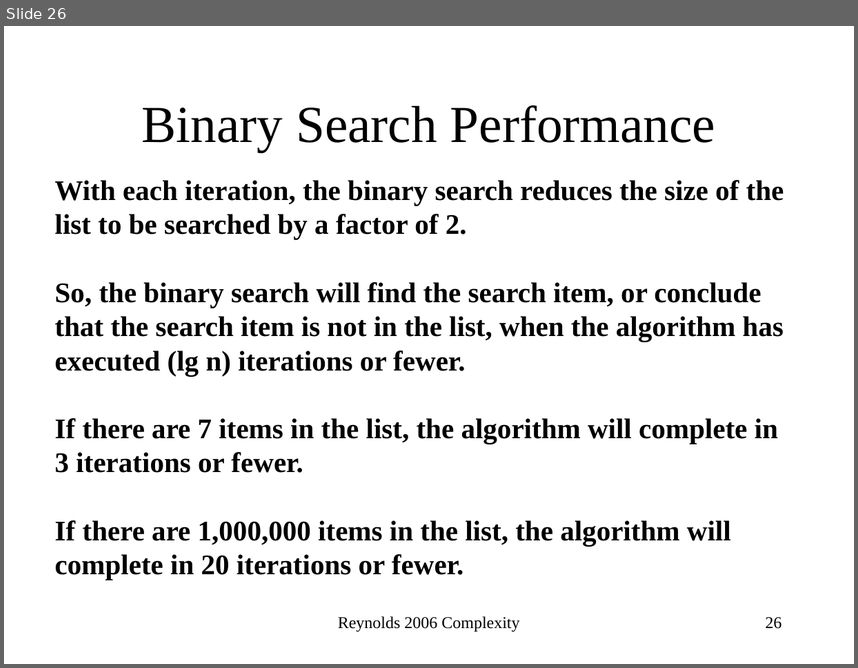
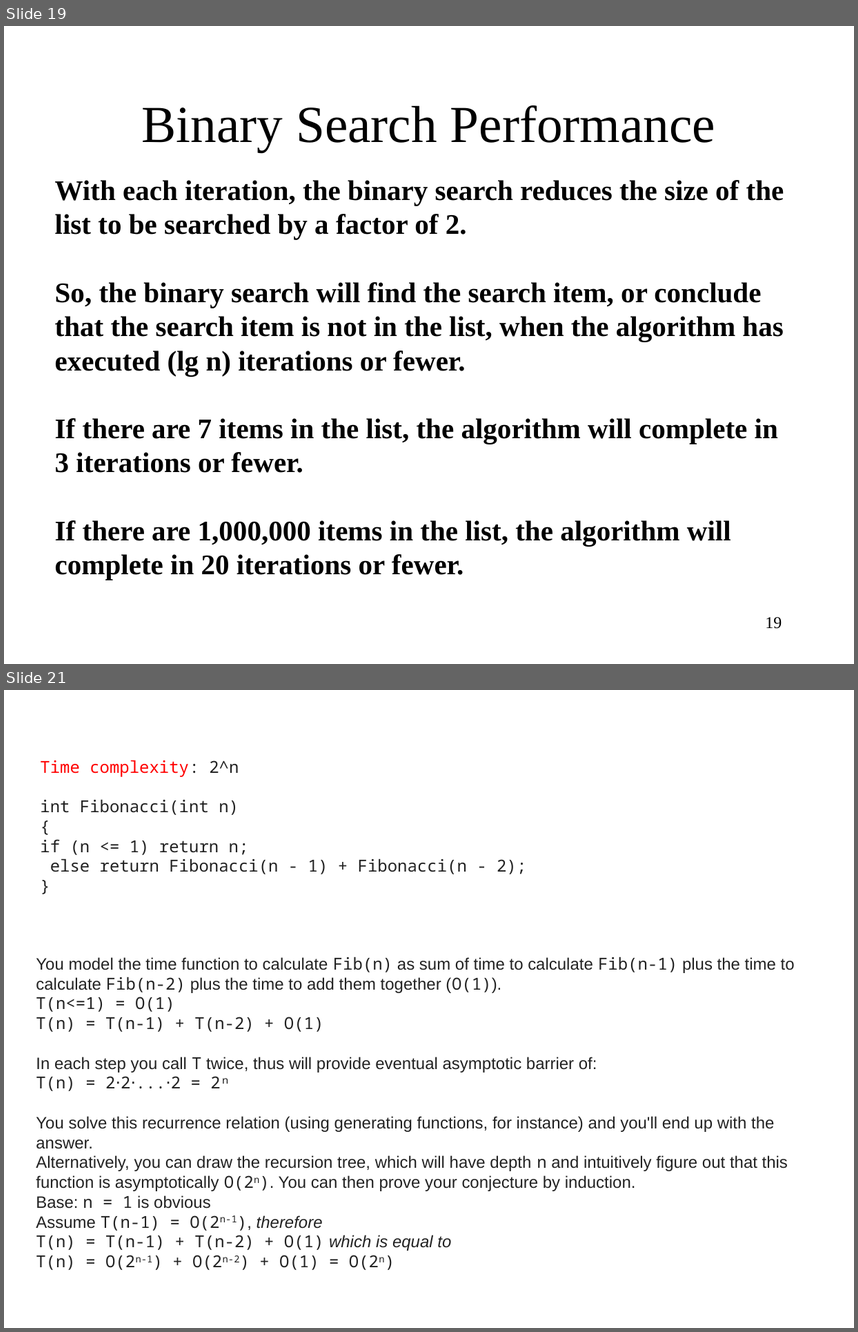
Before and after one commit to kartikshahc/testing, a slide deck: ComplexityAnalysis.ppt. Shown one above the other, each under a label of ours: slide 26 before the commit, slides 19 and 21 after it; the slides between them are not shown. The pictures are 858x668 and 858x1332 pixels, drawn with LibreOffice and Linux fonts; fonts in the diff are those of the drawing. Boxes give left, top, right and bottom in pixels: in the first picture for what was removed or moved away, otherwise in the second. Text is boxed around its words. In the diff, an @@ line names an element or a change of style, - is before the commit and + after.

```diff
--- a/ComplexityAnalysis.ppt
+++ b/ComplexityAnalysis.ppt
@@ slide 21 added at [4, 690, 854, 1328], background #FFFFFF @@
@@ rectangle added at [40, 738, 40, 773], fill #FFFFFF @@
@@ subtitle added at [40, 760, 526, 874], 14 pt, text #222222 @@
+Time complexity: 2^n
+int Fibonacci(int n)
+{
+if (n <= 1) return n;
+else return Fibonacci(n - 1) + Fibonacci(n - 2);
+}
@@ text added at [36, 956, 795, 1270], 14 pt, text #222222 @@
+You model the time function to calculate Fib(n) as sum of time to calculate Fib(n-1) plus the time to calculate Fib(n-2) plus the time to add them together (O(1)).
+T(n<=1) = O(1)
+T(n) = T(n-1) + T(n-2) + O(1)
+In each step you call T twice, thus will provide eventual asymptotic barrier of:
+T(n) = 2⋅2⋅...⋅2 = 2ⁿ
+You solve this recurrence relation (using generating functions, for instance) and you'll end up with the answer.
+Alternatively, you can draw the recursion tree, which will have depth n and intuitively figure out that this function is asymptotically O(2n). You can then prove your conjecture by induction.
+Base: n = 1 is obvious
+Assume T(n-1) = O(2n-1), therefore
+T(n) = T(n-1) + T(n-2) + O(1) which is equal to
+T(n) = O(2n-1) + O(2n-2) + O(1) = O(2n)
@@ what was slide 26 is now slide 19 @@
@@ slide 19 changed as well @@
@@ text removed at [338, 616, 519, 631] @@
-Reynolds 2006 Complexity
@@ page number at [765, 617, 782, 628]: text changed @@
-26
+19
```
Also in this commit, not shown: 12 other slides changed, 13 other slides added, 14 slides removed, 3 other files.
